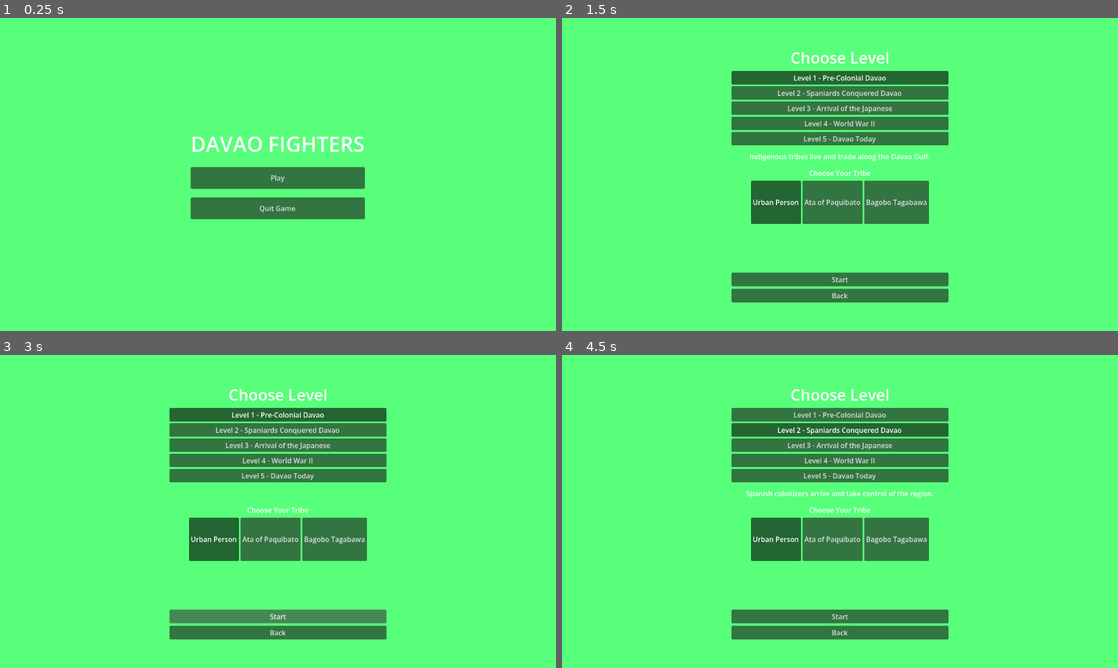
Above: before the commit, frames 1-4 (two rows, left to right).
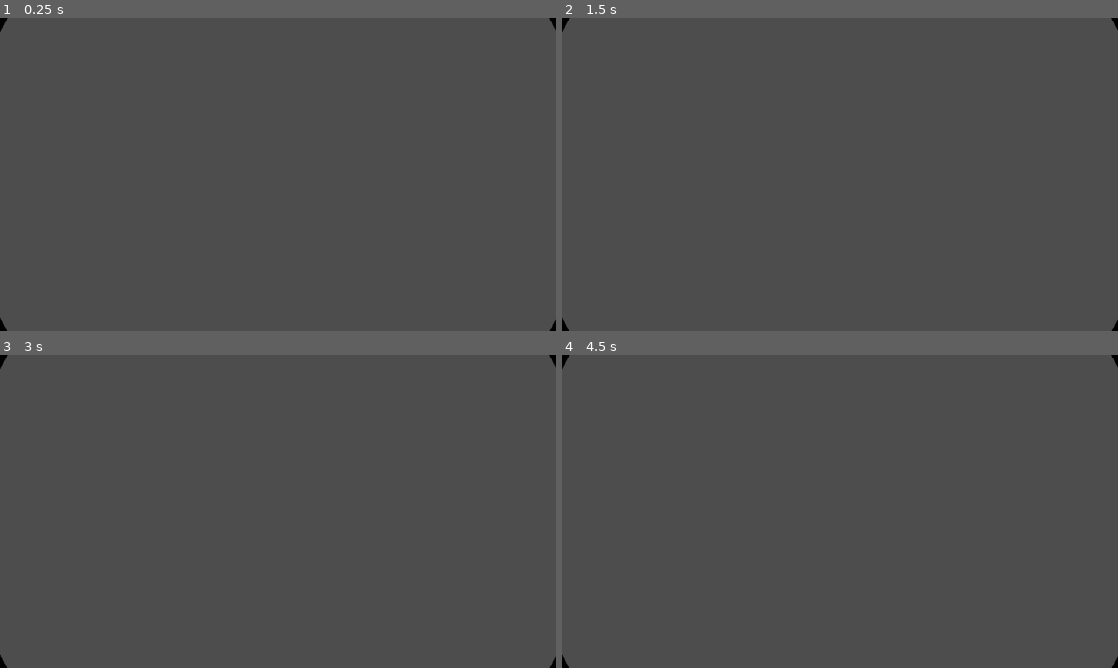
Above: after the commit, the same moments.

Repository: JumbledOne/RPHGameProject
Game: Godot game, scene res://scenes/game_scene/game_scene.tscn
Two runs of this game, one before a commit and one after it. Both use one fixed random seed, a clock stepped at 60 frames per second and the inputs below. Before the commit the project starts from res://scenes/main_menu/main_menu.tscn.
Inputs (mouse positions are in pixels of both pictures, inside the frame that each line leads up to):
- Up to frame 1 (0.25 s): no input
- Up to frame 2 (1.5 s): click (840, 177) at 0.5 s, where only the run before the commit has a clickable "Play"; click (840, 74) at 1.25 s, where only the run before the commit has a clickable "Level 1 - Pre-Colonial Davao"
- Up to frame 3 (3 s): click (278, 414) at 2 s, where only the run before the commit has a clickable "Level 1 - Pre-Colonial Davao"; click (278, 617) at 2.75 s, where only the run before the commit has a clickable "Start"
- Up to frame 4 (4.5 s): click (840, 617) at 3.5 s, where only the run before the commit has a clickable "Start"; click (840, 430) at 4.25 s, where only the run before the commit has a clickable "Level 2 - Spaniards Conquered…"

The runs differ from the first frame. In frame 1, 100% of the frame differs, in the area x 0-100%, y 0-100%; in frame 2, 100%; in frame 3, 100%; in frame 4, 100%.

Commit message:
Added scene transition node

Diff:
--- a/src/project.godot
+++ b/src/project.godot
@@ -11,7 +11,7 @@
 [application]
 
 config/name="RPHGame2"
-run/main_scene="uid://dc4ixh41h7bqa"
+run/main_scene="uid://bl40gfmg0jtsb"
 config/features=PackedStringArray("4.7", "Forward Plus")
 config/icon="res://icon.svg"
 
@@ -87,3 +87,10 @@
 
 textures/canvas_textures/default_texture_filter=0
 rendering_device/driver.windows="d3d12"
+
+[shader_globals]
+
+screen_resolution={
+"type": "vec2",
+"value": Vector2(640, 360)
+}
--- a/src/scenes/game_scene/game_scene.tscn
+++ b/src/scenes/game_scene/game_scene.tscn
@@ -1,6 +1,8 @@
 [gd_scene format=3 uid="uid://bl40gfmg0jtsb"]
 
 [ext_resource type="Script" uid="uid://b6yomuu35xj6x" path="res://scenes/game_scene/level_root.gd" id="1_72663"]
+[ext_resource type="Shader" uid="uid://bvsuisyqqqs1f" path="res://scenes/game_scene/screen_transition.gdshader" id="3_o81xq"]
+[ext_resource type="Script" uid="uid://bweoaxmwj1yvj" path="res://scenes/game_scene/scene_transition.gd" id="4_xb203"]
 [ext_resource type="PackedScene" uid="uid://vmsxvdlgsokl" path="res://scenes/game_ui/game_ui.tscn" id="7_201br"]
 
 [sub_resource type="GDScript" id="GDScript_8p81m"]
@@ -24,6 +26,10 @@
 			finish_level()
 "
 
+[sub_resource type="ShaderMaterial" id="ShaderMaterial_72663"]
+shader = ExtResource("3_o81xq")
+shader_parameter/cutoff = 1.0
+
 [node name="GameScene" type="Node2D" unique_id=211181931]
 script = SubResource("GDScript_8p81m")
 
@@ -33,3 +39,14 @@
 [node name="GameUi" parent="." unique_id=271816190 instance=ExtResource("7_201br")]
 
 [node name="ScreenEffects" type="CanvasLayer" parent="." unique_id=162086101]
+
+[node name="SceneTransition" type="ColorRect" parent="ScreenEffects" unique_id=1020235952]
+material = SubResource("ShaderMaterial_72663")
+anchors_preset = 15
+anchor_right = 1.0
+anchor_bottom = 1.0
+grow_horizontal = 2
+grow_vertical = 2
+mouse_filter = 2
+color = Color(0, 0, 0, 1)
+script = ExtResource("4_xb203")
--- /dev/null
+++ b/src/scenes/game_scene/scene_transition.gd
@@ -0,0 +1,7 @@
+extends ColorRect
+
+func _ready() -> void:
+	pass
+
+func _set_cutoff(v: float):
+	material.set_shader_parameter("cutoff", v)
--- /dev/null
+++ b/src/scenes/game_scene/screen_transition.gdshader
@@ -0,0 +1,21 @@
+shader_type canvas_item;
+
+global uniform vec2 screen_resolution;
+uniform float cutoff = 0.0;
+
+void fragment() {
+	// UV to screen coords then back again to pixelate
+	vec2 screen_coords = screen_resolution * SCREEN_UV;
+	screen_coords = floor(screen_coords);
+	vec2 uv = screen_coords / screen_resolution;
+
+	// Find the distance to center of screen
+	uv -= vec2(0.5);
+	uv.x /= SCREEN_PIXEL_SIZE.x / SCREEN_PIXEL_SIZE.y;
+	float dist_to_center = length(uv - vec2(0));
+
+	float alpha = step(cutoff, dist_to_center);
+	vec4 col = vec4(0);
+	col.a = alpha;
+	COLOR = col;
+}
--- /dev/null
+++ b/src/scenes/game_ui/game_ui.gd
@@ -0,0 +1,12 @@
+extends CanvasLayer
+
+func _ready() -> void:
+	GameManager.game_started.connect(_on_game_started)
+	GameManager.game_ended.connect(_on_game_ended)
+	hide()
+
+func _on_game_started():
+	show()
+
+func _on_game_ended():
+	hide()
--- a/src/scenes/game_ui/game_ui.tscn
+++ b/src/scenes/game_ui/game_ui.tscn
@@ -1,5 +1,6 @@
 [gd_scene format=3 uid="uid://vmsxvdlgsokl"]
 
+[ext_resource type="Script" uid="uid://3ukgfbqx1e0m" path="res://scenes/game_ui/game_ui.gd" id="1_1i64n"]
 [ext_resource type="Script" uid="uid://cymngya1w6kr6" path="res://scenes/game_ui/test_damage_button.gd" id="1_6mwjj"]
 
 [sub_resource type="LabelSettings" id="LabelSettings_3y7pu"]
@@ -20,6 +21,7 @@
 "
 
 [node name="GameUi" type="CanvasLayer" unique_id=271816190]
+script = ExtResource("1_1i64n")
 
 [node name="ResultTable" type="Label" parent="." unique_id=1308814256]
 visible = false
--- a/src/scenes/main_menu/level_selector_button.gd
+++ b/src/scenes/main_menu/level_selector_button.gd
@@ -3,7 +3,7 @@
 var _level: int = -1
 
 func _pressed() -> void:
-	pass
+	GameManager.start_game(_level)
 
 func _ready() -> void:
 	toggle_mode = true
--- /dev/null
+++ b/src/scenes/main_menu/main_menu.gd
@@ -0,0 +1,13 @@
+extends CanvasLayer
+
+# Show only when the game isn't running
+func _ready() -> void:
+	GameManager.game_started.connect(_on_game_started)
+	GameManager.game_ended.connect(_on_game_ended)
+	hide()
+
+func _on_game_started():
+	show()
+
+func _on_game_ended():
+	hide()
--- a/src/scenes/main_menu/main_menu.tscn
+++ b/src/scenes/main_menu/main_menu.tscn
@@ -3,18 +3,13 @@
 [ext_resource type="Script" uid="uid://guqmm3ucr1gu" path="res://scenes/main_menu/quit_button.gd" id="1_0ebjn"]
 [ext_resource type="Script" uid="uid://bs4ybhtetk1ou" path="res://scenes/main_menu/play_button.gd" id="1_ob46e"]
 [ext_resource type="Script" uid="uid://dj0w4uirvw77" path="res://scripts/ui/menu_root.gd" id="1_uqeha"]
+[ext_resource type="Script" uid="uid://b0t6nel065ca2" path="res://scenes/main_menu/main_menu.gd" id="1_wem23"]
 [ext_resource type="PackedScene" uid="uid://21n45t63lkxk" path="res://scenes/main_menu/level_select_screen.tscn" id="4_uqeha"]
 
-[node name="MainMenu" type="Control" unique_id=545312804]
-layout_mode = 3
-anchors_preset = 15
-anchor_right = 1.0
-anchor_bottom = 1.0
-grow_horizontal = 2
-grow_vertical = 2
+[node name="MainMenu" type="CanvasLayer" unique_id=1131694955]
+script = ExtResource("1_wem23")
 
 [node name="Background" type="ColorRect" parent="." unique_id=56413536]
-layout_mode = 1
 anchors_preset = 15
 anchor_right = 1.0
 anchor_bottom = 1.0
@@ -23,7 +18,7 @@
 color = Color(0.34509805, 1, 0.47843137, 1)
 
 [node name="Screens" type="Control" parent="." unique_id=1578765163 node_paths=PackedStringArray("default_screen")]
-layout_mode = 1
+layout_mode = 3
 anchors_preset = 15
 anchor_right = 1.0
 anchor_bottom = 1.0
--- a/src/scripts/ui/menu_root.gd
+++ b/src/scripts/ui/menu_root.gd
@@ -11,8 +11,8 @@
 	_check_show_default()
 
 func _on_child_visibility_changed(child : Control):
-	# Activate only if something was hidden
-	# So as to check if no screen is visible and thus display the default screen
+	if displaying_screens:
+		return
 	if child.visible:
 		display_screen(child)
 	else:
Not shown, added: src/scenes/game_scene/scene_transition.gd.uid
Not shown, added: src/scenes/game_scene/screen_transition.gdshader.uid
Not shown, added: src/scenes/game_ui/game_ui.gd.uid
Not shown, added: src/scenes/main_menu/main_menu.gd.uid
